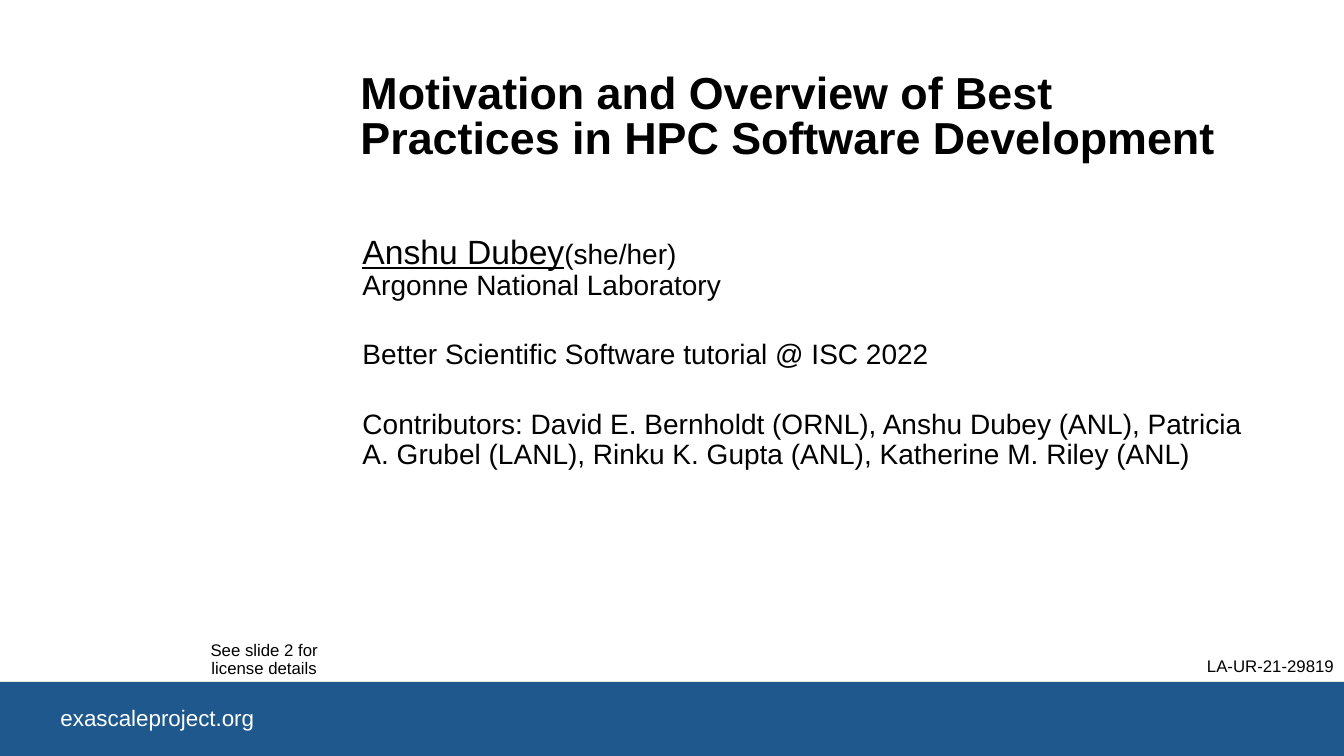
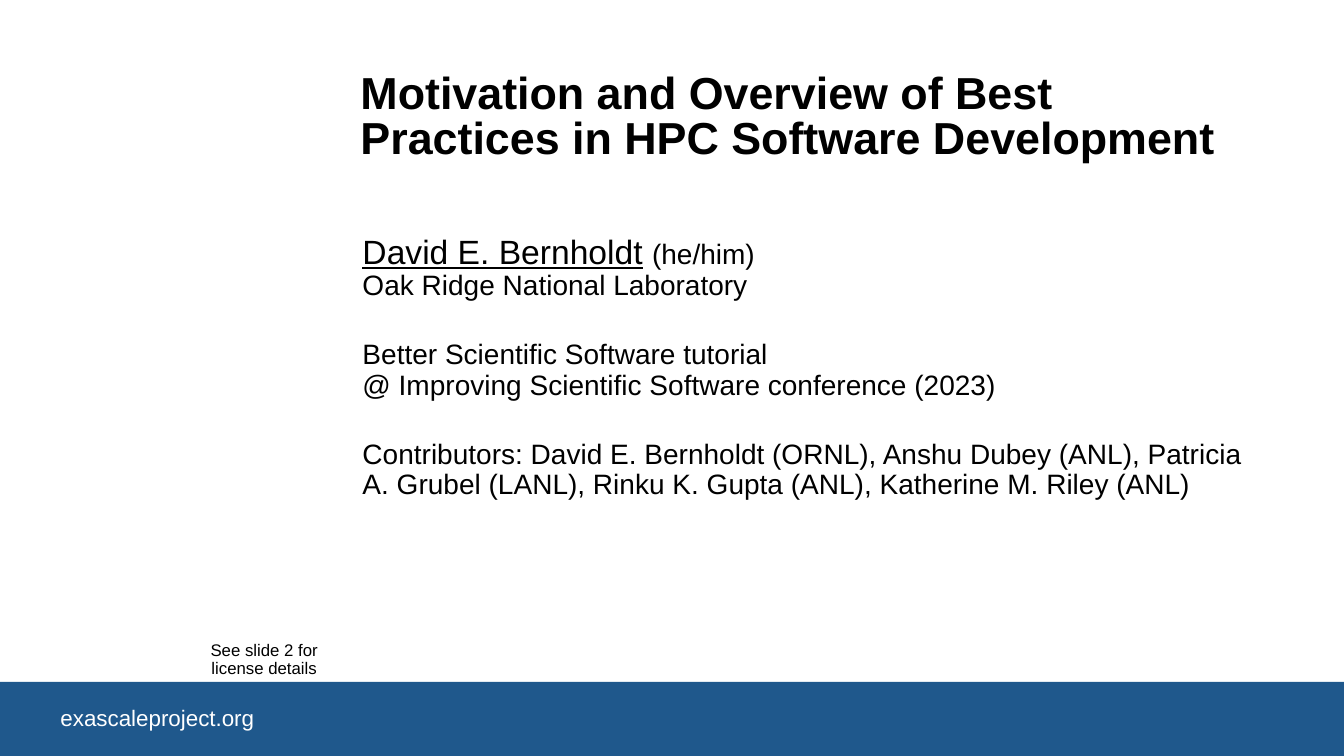
Before and after one commit to bssw-tutorial/presentations, a slide deck: slide 1 of overview.pptx. Drawn at 1344x756 pixels with LibreOffice and Linux fonts; fonts in the diff are those of the drawing; background and template pictures are left out. Boxes give left, top, right and bottom in pixels: in the first picture for what was removed or moved away, otherwise in the second. Text is boxed around its words. In the diff, an @@ line names an element or a change of style, - is before the commit and + after.

```diff
--- a/overview.pptx
+++ b/overview.pptx
@@ subtitle at bbox=[362, 239, 995, 400]: text changed @@
-Anshu Dubey(she/her)
-Argonne National Laboratory
-Better Scientific Software tutorial @ ISC 2022
+David E. Bernholdt (he/him)
+Oak Ridge National Laboratory
+Better Scientific Software tutorial
+@ Improving Scientific Software conference (2023)
@@ text removed at bbox=[1207, 660, 1334, 672] @@
-LA-UR-21-29819
```
Also in this commit, not shown: 5 other slides changed, 8 other files.
